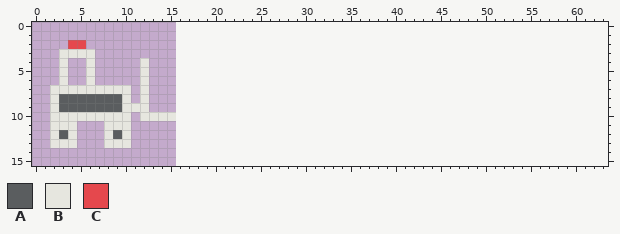
Two versions of one pixel-art file, design/sprites/forklift.aseprite. Above is the file before it was changed.
16x16 pixels, 1 frame. The old version is drawn lined up with the new one, on the new canvas.
Palette (. is transparent): A #5a5d5f  B #e6e6df  C #e5484d
Pixels before, first column x 2:
 2 ..CC..........
 3 .BBBB.........
 4 .B..B.....B...
 5 .B..B.....B...
 6 .B..B.....B...
 7 BBBBBBBBB.B...
 8 BAAAAAAAB.B...
 9 BAAAAAAABBB...
10 BBBBBBBBB.BBBB
11 BBB...BBB.....
12 BAB...BAB.....
13 BBB...BBB.....
Once edited:
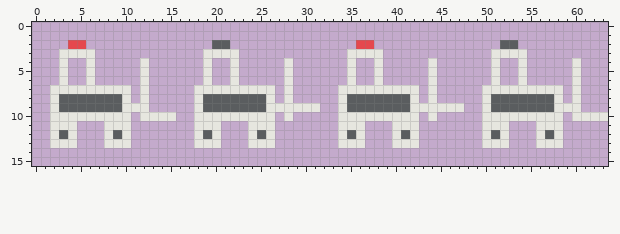
What changed:
canvas 16x16 -> 64x16
The author put colour A in row 2 at x 20 to 21 and 52 to 53; in rows 8 to 9 at x 19 to 25, 35 to 41 and 51 to 57; in row 12 at x 19, 25, 35, 41, 51 and 57.
The author put colour B in row 3 at x 19 to 22, 35 to 38 and 51 to 54; in rows 4 to 6 at x 19, 22, 28, 35, 38, 44, 51, 54 and 60; in row 7 at x 18 to 26, 28, 34 to 42, 44, 50 to 58 and 60; in row 8 at x 18, 26, 28, 34, 42, 44, 50, 58 and 60; in row 9 at x 18, 26 to 31, 34, 42 to 47, 50 and 58 to 60; in row 10 at x 18 to 26, 28, 34 to 42, 44, 50 to 58 and 60 to 63.
The author put colour B in row 11 at x 18 to 20, 24 to 26, 34 to 36, 40 to 42, 50 to 52 and 56 to 58; in row 12 at x 18, 20, 24, 26, 34, 36, 40, 42, 50, 52, 56 and 58; in row 13 at x 18 to 20, 24 to 26, 34 to 36, 40 to 42, 50 to 52 and 56 to 58.
The author put colour C in row 2 at x 36 to 37.
Changed places in both pictures, as pixel boxes (x1, y1, x2, y2):
added: (194, 40, 608, 148)
